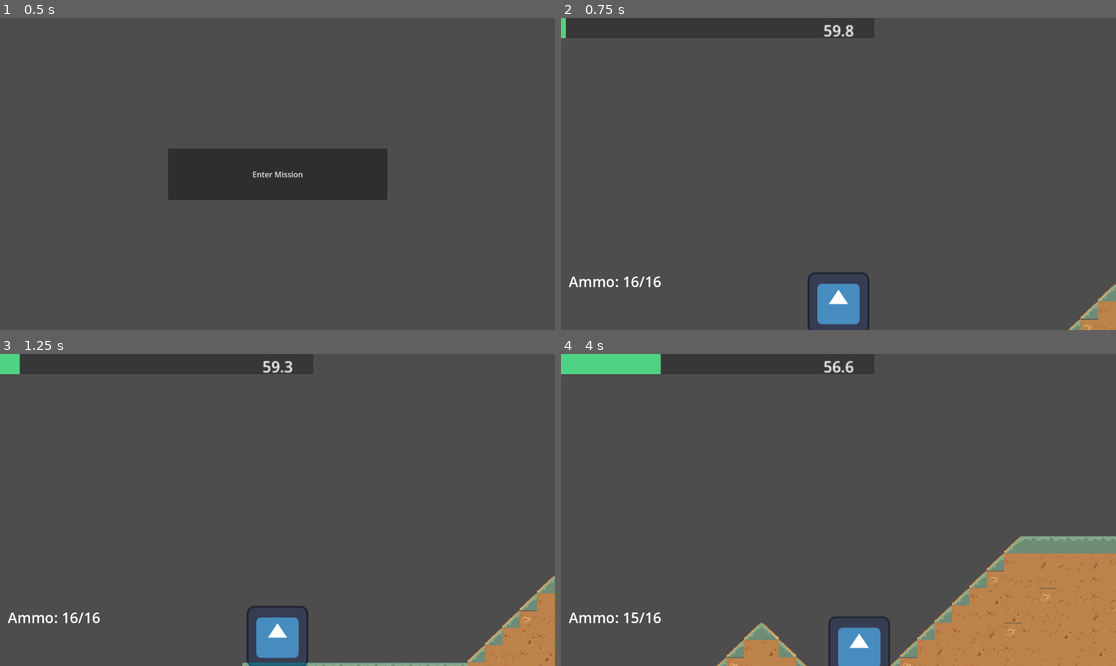
Above: before the commit, frames 1-4 (two rows, left to right).
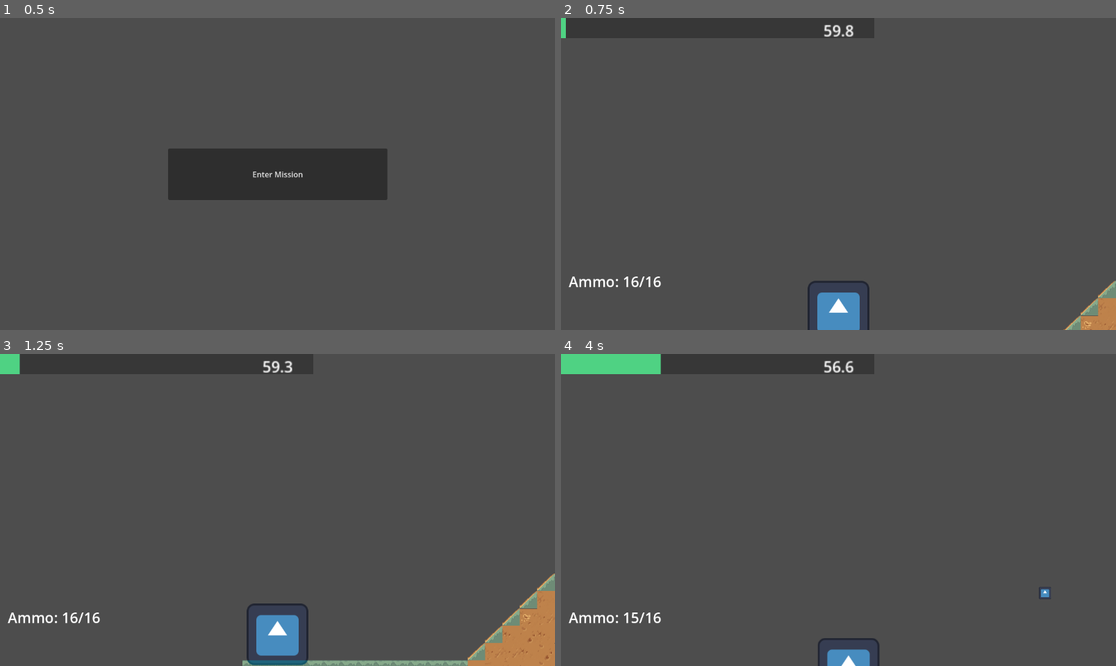
Above: after the commit, the same moments.

Repository: dzfrias/gladiator
Game: Godot game, scene res://scenes/test_scene.tscn
Same seed, same stepped clock (60 frames per second), same inputs: the game is played once before the commit and once after it. The engine's default icon, where the game draws it, is replaced by a stand-in: a white triangle on a blue panel in a dark square.
Inputs (mouse positions are in pixels of both pictures, inside the frame that each line leads up to):
- Up to frame 1 (0.5 s): no input
- Up to frame 2 (0.75 s): click "Enter Mission" at 0.5 s
- Up to frame 3 (1.25 s): no input
- Up to frame 4 (4 s): move the mouse to (960, 494) at 1.27 s; hold S (crouch) 1.28-2.03 s; hold D (right) 1.28-2.78 s; tap Space (jump) at 1.52, 1.55, 1.82, 2.1, 2.27, 2.57, 3.05, 3.77 s; move the mouse to (727, 525) at 2.02 s; tap S (crouch) at 2.3, 3.8 s; move the mouse to (894, 441) at 2.77 s; hold A (left) 2.78-3.53 s; hold S (crouch) 2.78-3.53 s; move the mouse to (810, 572) at 3.52 s; hold D (right) from 3.53 s (still down); click (810, 572) at 3.6 s

Frame 1 is identical in both runs. In frame 2, 1.0% of the frame differs, in the area x 44-100%, y 81-100%; in frame 3, 1.3%; in frame 4, 14%, in the area x 27-100%, y 58-100%.

Commit message:
Improve player movement
Add jump buffering, variable jumps, and better gravity.

Diff:
--- a/scenes/level_playtest.tscn
+++ b/scenes/level_playtest.tscn
@@ -18,7 +18,11 @@
 
 [node name="Player" parent="." instance=ExtResource("2_arsj3")]
 position = Vector2(-2727, -115)
-move_speed = 600.0
+move_speed = 700.0
+move_acceleration = 1500.0
+move_deceleration = 2400.0
+jump_accel = 250.0
+jump_hold_time = 0.2
 
 [node name="TileMapLayer" type="TileMapLayer" parent="."]
 scale = Vector2(3, 3)
--- a/scenes/player.tscn
+++ b/scenes/player.tscn
@@ -18,8 +18,12 @@
 collision_layer = 18
 collision_mask = 33
 script = ExtResource("1_5wdcp")
-move_speed = 20000.0
+move_speed = 700.0
+move_acceleration = 1500.0
+move_deceleration = 2400.0
 jump_speed = 800.0
+jump_accel = 250.0
+jump_hold_time = 0.2
 roll_cooldown_time = 0.2
 
 [node name="CollisionShape2D" type="CollisionShape2D" parent="."]
--- a/scripts/player/player.gd
+++ b/scripts/player/player.gd
@@ -2,8 +2,13 @@
 
 @export var move_speed: float = 400
 @export var move_acceleration: float = 2000
+@export var move_deceleration: float = 2000
 @export var direction_change_factor: float = 3
 @export var jump_speed: float = 500
+@export var jump_accel: float = 1000
+@export var jump_hold_time: float = 0.5
+@export var jump_buffer_time: float = 0.2
+@export var gravity_scale: float = 2.0
 @export var roll_speed: float = 1200
 @export var roll_time: float = 0.2
 @export var roll_cooldown_time: float = 0.4
@@ -19,6 +24,9 @@
 var _direction: float = 1
 var _can_roll := true
 var _combat_flip_position = Vector2(125, 0)
+var _is_jumping := false
+var _jump_time := 0.0
+var _jump_buffer := 0.0
 @onready var _melee_box = $MeleeBox
 static var Instance
 
@@ -35,8 +43,16 @@
 	_weapon = $Weapon
 
 func _process(delta: float) -> void:
-	if not is_on_floor():
-		velocity.y += get_gravity().y * delta
+	if _is_jumping and _jump_time < jump_hold_time:
+		velocity.y -= jump_accel * delta
+		_jump_time += delta
+	elif not is_on_floor():
+		velocity.y += get_gravity().y * gravity_scale * delta
+	if _jump_buffer > 0:
+		_jump_buffer = max(0, _jump_buffer - delta)
+		if _state == State.CONTROL and is_on_floor():
+			_is_jumping = true
+			velocity.y = -jump_speed
 
 	match _state:
 		State.CONTROL:
@@ -66,7 +82,7 @@
 				_melee_box.position = _combat_flip_position
 				_weapon.position = _combat_flip_position
 			else:
-				velocity.x = move_toward(velocity.x, 0, move_acceleration * delta)
+				velocity.x = move_toward(velocity.x, 0, move_deceleration * delta)
 		State.ROLL:
 			velocity.x = roll_speed * _direction
 
@@ -100,7 +116,13 @@
 		_weapon.set_firing(false)
 	if is_on_floor():
 		if event.is_action_pressed("jump") and !Input.is_action_pressed("crouch"):
+			_is_jumping = true
 			velocity.y = -jump_speed
+	elif event.is_action_pressed("jump"):
+		_jump_buffer = jump_buffer_time
+	if _is_jumping and event.is_action_released("jump"):
+		_is_jumping = false
+		_jump_time = 0.0
 	if event.is_action_pressed("roll") and _can_roll:
 		_roll()
 	if event.is_action_pressed("reload") and _weapon:
@@ -127,6 +149,8 @@
 
 func _roll() -> void:
 	_state = State.ROLL
+	_is_jumping = false
+	_jump_buffer = 0.0
 	if _weapon:
 		_weapon.set_firing(false)
 	assert(collision_layer == Constants.PLAYER_LAYER | Constants.ENTITY_LAYER)
Not shown: 1 places in scenes/shooter.tscn that only renumber resources
